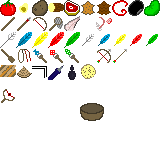
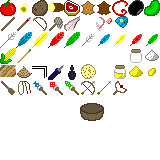
Layer changes from the first 160 × 160 image to the second:
painted on "items.png" over <box>0,16,159,103</box>
